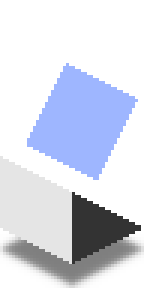
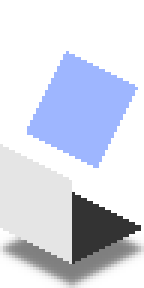
Before/after of a 144px x 288px layered artwork. What changed in the layer stack:
painted on "Glass" over [27, 51, 138, 180]
painted on "Cover" over [3, 132, 93, 192]
painted on "Roof copy" over [69, 54, 138, 99]
painted on "Front copy" over [0, 144, 72, 192]
